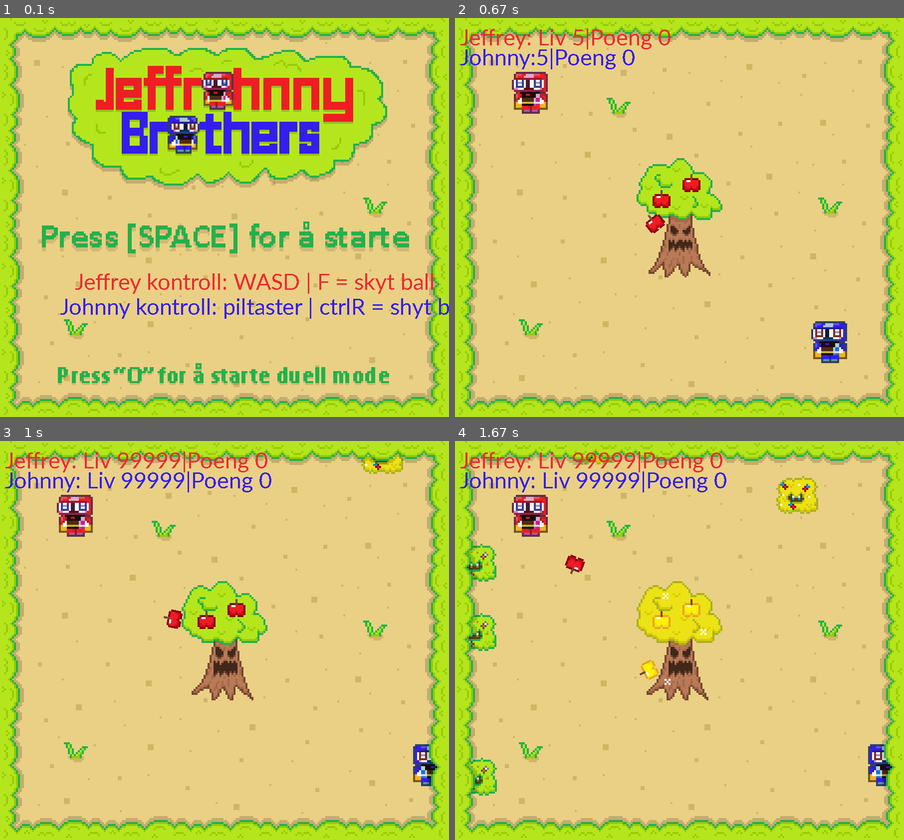
Above: before the commit, frames 1-4 (two rows, left to right).
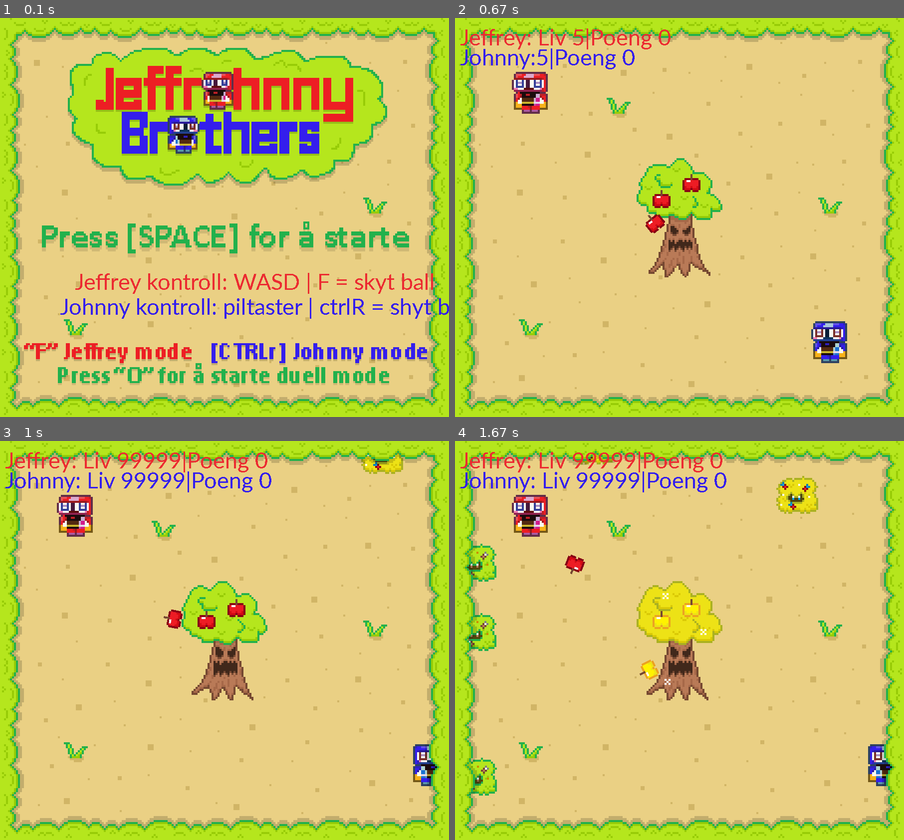
Above: after the commit, the same moments.

Repository: TeoRam23/Pygame
Game: pygame game, started from main.py
Same seed, same stepped clock (60 frames per second), same inputs: the game is played once before the commit and once after it.
Inputs:
- Up to frame 1 (0.1 s): no input
- Up to frame 2 (0.67 s): tap Space at 0.33 s
- Up to frame 3 (1 s): hold 8 from 0.67 s (still down); hold Right from 0.67 s (still down)
- Up to frame 4 (1.67 s): release 8 at 1.13 s; release Right at 1.13 s; hold Backspace 1.17-1.63 s; hold Right 1.17-1.63 s; tap Right Ctrl at 1.23, 1.53 s

The runs differ from the first frame. In frame 1, 1.9% of the frame differs, in the area x 5-96%, y 81-87%; in frame 2, nothing differs; in frame 3, nothing differs; in frame 4, nothing differs.

Commit message:
la til meny musikk og en player modus

Diff:
--- a/main.py
+++ b/main.py
@@ -19,9 +19,6 @@
         self.kant = pg.image.load("Kant.png").convert_alpha()
         self.kant = pg.transform.scale(self.kant,(WIDTH, HEIGHT))
 
-        pg.mixer.music.load("music_main.wav")
-        pg.mixer.music.set_volume(0.2)
-
         self.hurt_sound = pg.mixer.Sound("sound_hurt.wav")
         self.hurt_sound.set_volume(0.5)
 
@@ -58,13 +55,21 @@
 
         self.quit = False
 
+        self.jeffy_mode = True
+        self.jony_mode = True
+
         self.start()
 
     def start(self): # strarten av spillet og vises etter at man dør
         press_space = True
         start_game = False
         self.duel = False
-        pg.mixer.music.stop()
+        self.main_music = pg.mixer.music.stop()
+
+        pg.mixer.music.load("music_menu.wav")
+        pg.mixer.music.set_volume(0.5)
+
+        self.menu_music = pg.mixer.music.play(-1)
 
         while press_space:
             self.clock.tick(self.FPS)
@@ -77,10 +82,24 @@
                     if event.key == pg.K_SPACE:
                         press_space = False
                         start_game = True
+                        self.jeffy_mode = True
+                        self.jony_mode = True
                     if event.key == pg.K_o:
                         press_space = False
                         start_game = True
                         self.duel = True
+                        self.jeffy_mode = True
+                        self.jony_mode = True
+                    if event.key == pg.K_f:
+                        press_space = False
+                        start_game = True
+                        self.jeffy_mode = True
+                        self.jony_mode = False
+                    if event.key == pg.K_RCTRL:
+                        press_space = False
+                        start_game = True
+                        self.jony_mode = True
+                        self.jeffy_mode = False
 
             self.screen.blit(self.start_screen,(0,0))
 
@@ -93,17 +112,21 @@
                     self.score_board1 = self.SANS_Undertale30.render("L|Jeffrey poeng: " + str(self.jeffy_poeng), False, (self.RED))
                     self.score_board2 = self.SANS_Undertale30.render("W|Johnny poeng: " + str(self.jony_poeng), False, (self.BLUE))
                 if self.winner1 == False and self.winner2 == False:
-                    self.score_board1 = self.SANS_Undertale30.render("Jeffrey poeng: " + str(self.jeffy_poeng), False, (self.RED))
-                    self.score_board2 = self.SANS_Undertale30.render("Johnny poeng: " + str(self.jony_poeng), False, (self.BLUE))
-
-                self.screen.blit(self.score_board1, (WIDTH/3,HEIGHT/2+100))
-                self.screen.blit(self.score_board2, (WIDTH/3,HEIGHT/2+150))
+                    if self.jeffy_mode:
+                        self.score_board1 = self.SANS_Undertale30.render("Jeffrey poeng: " + str(self.jeffy_poeng), False, (self.RED))
+                    if self.jony_mode:
+                        self.score_board2 = self.SANS_Undertale30.render("Johnny poeng: " + str(self.jony_poeng), False, (self.BLUE))
+
+                if self.jeffy_mode:
+                    self.screen.blit(self.score_board1, (WIDTH/3,HEIGHT/2+100))
+                if self.jony_mode:
+                    self.screen.blit(self.score_board2, (WIDTH/3,HEIGHT/2+150))
 
             # viser kontroller når man først starter opp
             if self.show_poeng == False:
                 self.score_board1 = self.SANS_Undertale30.render("Jeffrey kontroll: WASD | F = skyt ball", False, (self.RED))
+                self.screen.blit(self.score_board1, (150,HEIGHT/2+100))
                 self.score_board2 = self.SANS_Undertale30.render("Johnny kontroll: piltaster | ctrlR = shyt ball", False, (self.BLUE))
-                self.screen.blit(self.score_board1, (150,HEIGHT/2+100))
                 self.screen.blit(self.score_board2, (120,HEIGHT/2+150))
 
 
@@ -118,6 +141,9 @@
 
 
     def new(self): # ny runde
+        pg.mixer.music.load("music_main.wav")
+        pg.mixer.music.set_volume(0.2)
+
         self.bush_group = pg.sprite.Group()
         self.bushgull_group = pg.sprite.Group()
         self.bush_group_full = pg.sprite.Group()
@@ -133,8 +159,15 @@
 
         self.harder = False
 
-        self.jony = Player2(self)
-        self.jeffy = Player(self)
+        self.jeffy_poeng = 0
+        self.jony_poeng = 0
+
+        if self.jony_mode:
+            self.jony = Player2(self)
+            self.text_hp2 = self.SANS_Undertale30.render("Johnny:" + str(self.jony.life) + "|Poeng " + str(self.jony_poeng), False, (self.BLUE))
+        if self.jeffy_mode:
+            self.jeffy = Player(self)
+            self.text_hp1 = self.SANS_Undertale30.render("Jeffrey: Liv " + str(self.jeffy.life) + "|Poeng " + str(self.jeffy_poeng), False, (self.RED))
 
         self.bush = EnemyBush(self)
         self.bushgull = EnemyBushGull(self)
@@ -151,11 +184,7 @@
 
         self.all_sprites.add(self.bush, self.tre, self.eple, self.bushgull)
 
-        self.jeffy_poeng = 0
-        self.jony_poeng = 0
-
-        self.text_hp1 = self.SANS_Undertale30.render("Jeffrey: Liv " + str(self.jeffy.life) + "|Poeng " + str(self.jeffy_poeng), False, (self.RED))
-        self.text_hp2 = self.SANS_Undertale30.render("Johnny:" + str(self.jony.life) + "|Poeng " + str(self.jony_poeng), False, (self.BLUE))
+
 
         self.eple_timer = 0
         self.attack2 = True
@@ -170,6 +199,7 @@
     def run(self): # mens man spiller
         self.playing = True
         self.show_poeng = True
+        pg.mixer.music.stop()
         pg.mixer.music.play(-1)
         while self.playing:
             self.clock.tick(self.FPS)
@@ -188,27 +218,24 @@
                         self.harder = True
                     # gir deg 99999 liv
                     if event.key == pg.K_8:
-                        if self.jeffy.death:
-                            self.jeffy.death = False
-                            self.jeffy = Player(self)
-                        self.jeffy.life = 99999
-                        self.text_hp1 = self.SANS_Undertale30.render("Jeffrey: Liv " + str(self.jeffy.life) + "|Poeng " + str(self.jeffy_poeng), False, (self.RED))
-                        if self.jony.death:
-                            self.jony.death = False
-                            self.jony = Player2(self)
-                        self.jony.life = 99999
-                        self.text_hp2 = self.SANS_Undertale30.render("Johnny: Liv " + str(self.jony.life) + "|Poeng " + str(self.jony_poeng), False, (self.BLUE))
+                        if self.jeffy_mode:
+                            if self.jeffy.death:
+                                self.jeffy.death = False
+                                self.jeffy = Player(self)
+                            self.jeffy.life = 99999
+                            self.text_hp1 = self.SANS_Undertale30.render("Jeffrey: Liv " + str(self.jeffy.life) + "|Poeng " + str(self.jeffy_poeng), False, (self.RED))
+                        if self.jony_mode:
+                            if self.jony.death:
+                                self.jony.death = False
+                                self.jony = Player2(self)
+                            self.jony.life = 99999
+                            self.text_hp2 = self.SANS_Undertale30.render("Johnny: Liv " + str(self.jony.life) + "|Poeng " + str(self.jony_poeng), False, (self.BLUE))
 
             self.screen.blit(self.bg,(0,0))
 
             self.all_sprites.update()
 
-            # alle kollisjons detektorene
-            hits = pg.sprite.spritecollide(self.jeffy, self.hurt_group,False)
-            hits2 = pg.sprite.spritecollide(self.jony, self.hurt_group,False)
-            food_hit = pg.sprite.spritecollide(self.jeffy, self.food_group, True)
-            food_hit2 = pg.sprite.spritecollide(self.jony, self.food_group, True)
-
+            # noen av kollisjons detektorene
             bush_hit = pg.sprite.groupcollide(self.projectiles_grp, self.bush_group_full, False, False)
             eple_hit = pg.sprite.groupcollide(self.projectiles_grp, self.eple_group, False, False)
 
@@ -219,6 +246,7 @@
 
             # brukes til å få spillerne til å skade hverandre
             if self.duel:
+                pg.sprite.groupcollide(self.attack1_group, self.attack2_group, True, True)
                 if self.jeffy.death == False:
                     broHit1 = pg.sprite.spritecollide(self.jeffy, self.attack2_group, True, False)
                     if broHit1 and self.duel and self.jeffy.hurtTimer <= 0 and self.jeffy.death == False:
@@ -237,85 +265,139 @@
                         pg.mixer.Sound.play(self.hurt_sound)
                         self.text_hp2 = self.SANS_Undertale30.render("Johnny: Liv " + str(self.jony.life) + "|Poeng " + str(self.jony_poeng), False, (self.BLUE))
 
-            # når jeffrey får mat
-            if food_hit and self.jeffy.death == False:
-                food_hit[0].give_health()
-                self.jeffy_poeng += 10
-                pg.mixer.Sound.play(self.eat_sound)
-                self.text_hp1 = self.SANS_Undertale30.render("Jeffrey: Liv " + str(self.jeffy.life) + "|Poeng " + str(self.jeffy_poeng), False, (self.RED))
-            # når johnny får mat
-            if food_hit2 and self.jony.death == False:
-                food_hit2[0].give_health2()
-                self.jony_poeng += 10
-                pg.mixer.Sound.play(self.eat_sound)
-                self.text_hp2 = self.SANS_Undertale30.render("Johnny: Liv " + str(self.jony.life) + "|Poeng " + str(self.jony_poeng), False, (self.BLUE))
-            # når jeffrey skader seg og hurt timeren er på 0 og Jeffrey ikke er død
-            if hits and self.jeffy.hurtTimer <= 0 and self.jeffy.death == False:
-                self.jeffy.life -= 1
-                self.jeffy_poeng -= 5
-                pg.mixer.Sound.play(self.hurt_sound)
-                self.text_hp1 = self.SANS_Undertale30.render("Jeffrey: Liv " + str(self.jeffy.life) + "|Poeng " + str(self.jeffy_poeng), False, (self.RED))
-            # får jeffrey til å dø uten og setter en variabel som gjør at han ikke kan gjøre noe
-            if self.jeffy.life <= 0:
-                self.jeffy.kill()
-                if self.jeffy.death == False and self.jony.death == False:
+            # når bare Jeffrey er der
+            if self.jeffy_mode and self.jony_mode ==  False:
+                if self.jeffy.life <= 0:
+                    self.jeffy.kill()
                     pg.mixer.Sound.play(self.death_sound)
-                self.jeffy.death = True
-                self.text_hp1 = self.SANS_Undertale30.render("Jeffrey: Død " + "|Poeng " + str(self.jeffy_poeng), False, (self.RED))
-                if self.duel and self.winner1 == False:
-                    self.winner2 = True
-
-            if hits2 and self.jony.hurtTimer <= 0 and self.jony.death == False:
-                self.jony.life -=1
-                self.jony_poeng -= 5
-                pg.mixer.Sound.play(self.hurt_sound)
-                self.text_hp2 = self.SANS_Undertale30.render("Johnny: Liv " + str(self.jony.life) + "|Poeng " + str(self.jony_poeng), False, (self.BLUE))
-
-            if self.jony.life <= 0:
-                self.jony.kill()
-                if self.jony.death == False and self.jeffy.death == False:
+                    self.jeffy.death = True
+                    self.text_hp1 = self.SANS_Undertale30.render("Jeffrey: Død " + "|Poeng " + str(self.jeffy_poeng), False, (self.RED))
+
+                if self.jeffy.death and self.quit == False:
+                    self.playing = False
+                    if self.jeffy_poeng < 0:
+                        self.jeffy_poeng = 0
+                    if self.jony_poeng < 0:
+                        self.jony_poeng = 0
+                    pg.mixer.Sound.play(self.end_sound)
+                    self.start()
+
+            # når bare Johnny er der
+            if self.jony_mode and self.jeffy_mode == False:
+                if self.jony.life <= 0:
+                    self.jony.kill()
                     pg.mixer.Sound.play(self.death_sound)
-                self.jony.death = True
-                self.text_hp2 = self.SANS_Undertale30.render("Johnny: Død " + "|Poeng " + str(self.jony_poeng), False, (self.BLUE))
-                if self.duel and self.winner2 == False:
-                    self.winner1 = True
-            # når begge spillerne har dødd
-            if self.jeffy.death and self.jony.death and self.quit == False:
-                self.playing = False
+                    self.jony.death = True
+                    self.text_hp2 = self.SANS_Undertale30.render("Johnny: Død " + "|Poeng " + str(self.jony_poeng), False, (self.BLUE))
+
+                # når Johnny har dødd
+                if self.jony.death and self.quit == False:
+                    self.playing = False
+                    if self.jeffy_poeng < 0:
+                        self.jeffy_poeng = 0
+                    if self.jony_poeng < 0:
+                        self.jony_poeng = 0
+                    pg.mixer.Sound.play(self.end_sound)
+                    self.start()
+
+
+
+            # når Jeffrey er der
+            if self.jeffy_mode:
+                hits = pg.sprite.spritecollide(self.jeffy, self.hurt_group,False)
+                food_hit = pg.sprite.spritecollide(self.jeffy, self.food_group, True)
+                if food_hit and self.jeffy.death == False:
+                    # når jeffrey får mat
+                    food_hit[0].give_health()
+                    self.jeffy_poeng += 10
+                    pg.mixer.Sound.play(self.eat_sound)
+                    self.text_hp1 = self.SANS_Undertale30.render("Jeffrey: Liv " + str(self.jeffy.life) + "|Poeng " + str(self.jeffy_poeng), False, (self.RED))
+
+                # når jeffrey skader seg og hurt timeren er på 0 og Jeffrey ikke er død
+                if hits and self.jeffy.hurtTimer <= 0 and self.jeffy.death == False:
+                    self.jeffy.life -= 1
+                    self.jeffy_poeng -= 5
+                    pg.mixer.Sound.play(self.hurt_sound)
+                    self.text_hp1 = self.SANS_Undertale30.render("Jeffrey: Liv " + str(self.jeffy.life) + "|Poeng " + str(self.jeffy_poeng), False, (self.RED))
+
+                if poeng1:
+                    self.jeffy_poeng += 15
+                    self.text_hp1 = self.SANS_Undertale30.render("Jeffrey: Liv " + str(self.jeffy.life) + "|Poeng " + str(self.jeffy_poeng), False, (self.RED))
+                # når man har mindre enn 0 poeng får man 0 poeng sånn at man ikke kan ha mindre enn 0 poeng
                 if self.jeffy_poeng < 0:
                     self.jeffy_poeng = 0
+                    self.text_hp1 = self.SANS_Undertale30.render("Jeffrey: Liv " + str(self.jeffy.life) + "|Poeng " + str(self.jeffy_poeng), False, (self.RED))
+
+            # når Jhonny er der
+            if self.jony_mode:
+                hits2 = pg.sprite.spritecollide(self.jony, self.hurt_group,False)
+                food_hit2 = pg.sprite.spritecollide(self.jony, self.food_group, True)
+                # når johnny får mat
+                if food_hit2 and self.jony.death == False:
+                    food_hit2[0].give_health2()
+                    self.jony_poeng += 10
+                    pg.mixer.Sound.play(self.eat_sound)
+                    self.text_hp2 = self.SANS_Undertale30.render("Johnny: Liv " + str(self.jony.life) + "|Poeng " + str(self.jony_poeng), False, (self.BLUE))
+
+                if hits2 and self.jony.hurtTimer <= 0 and self.jony.death == False:
+                    self.jony.life -=1
+                    self.jony_poeng -= 5
+                    pg.mixer.Sound.play(self.hurt_sound)
+                    self.text_hp2 = self.SANS_Undertale30.render("Johnny: Liv " + str(self.jony.life) + "|Poeng " + str(self.jony_poeng), False, (self.BLUE))
+
+                if poeng2:
+                    self.jony_poeng += 15
+                    self.text_hp2 = self.SANS_Undertale30.render("Johnny: Liv " + str(self.jony.life) + "|Poeng " + str(self.jony_poeng), False, (self.BLUE))
+
                 if self.jony_poeng < 0:
                     self.jony_poeng = 0
-                pg.mixer.Sound.play(self.end_sound)
-                self.start()
-
-            if poeng1:
-                self.jeffy_poeng += 15
-                self.text_hp1 = self.SANS_Undertale30.render("Jeffrey: Liv " + str(self.jeffy.life) + "|Poeng " + str(self.jeffy_poeng), False, (self.RED))
-
-            if poeng2:
-                self.jony_poeng += 15
-                self.text_hp2 = self.SANS_Undertale30.render("Johnny: Liv " + str(self.jony.life) + "|Poeng " + str(self.jony_poeng), False, (self.BLUE))
+                    self.text_hp2 = self.SANS_Undertale30.render("Johnny: Liv " + str(self.jony.life) + "|Poeng " + str(self.jony_poeng), False, (self.BLUE))
+
+            # når både Jeffrey og Johnny er der
+            if self.jeffy_mode and self.jony_mode:
+                # får jeffrey til å dø uten og setter en variabel som gjør at han ikke kan gjøre noe
+                if self.jeffy.life <= 0:
+                    self.jeffy.kill()
+                    if self.jeffy.death == False and self.jony.death == False:
+                        pg.mixer.Sound.play(self.death_sound)
+                    self.jeffy.death = True
+                    self.text_hp1 = self.SANS_Undertale30.render("Jeffrey: Død " + "|Poeng " + str(self.jeffy_poeng), False, (self.RED))
+                    if self.duel and self.winner1 == False:
+                        self.winner2 = True
+
+                if self.jony.life <= 0:
+                    self.jony.kill()
+                    if self.jony.death == False and self.jeffy.death == False:
+                        pg.mixer.Sound.play(self.death_sound)
+                    self.jony.death = True
+                    self.text_hp2 = self.SANS_Undertale30.render("Johnny: Død " + "|Poeng " + str(self.jony_poeng), False, (self.BLUE))
+                    if self.duel and self.winner2 == False:
+                        self.winner1 = True
+
+                # når begge spillerne har dødd
+                if self.jeffy.death and self.jony.death and self.quit == False:
+                    self.playing = False
+                    if self.jeffy_poeng < 0:
+                        self.jeffy_poeng = 0
+                    if self.jony_poeng < 0:
+                        self.jony_poeng = 0
+                    pg.mixer.Sound.play(self.end_sound)
+                    self.start()
+
 
             # hvert 240 tick får man 5 poeng
             if self.poeng_timer > 240:
                 self.poeng_timer = 0
-                if self.jeffy.death == False:
-                    self.jeffy_poeng += 5
-                    self.text_hp1 = self.SANS_Undertale30.render("Jeffrey: Liv " + str(self.jeffy.life) + "|Poeng " + str(self.jeffy_poeng), False, (self.RED))
-                if self.jony.death == False:
-                    self.jony_poeng += 5
-                    self.text_hp2 = self.SANS_Undertale30.render("Johnny: Liv " + str(self.jony.life) + "|Poeng " + str(self.jony_poeng), False, (self.BLUE))
-            # når man har mindre enn 0 poeng får man 0 poeng sånn at man ikke kan ha mindre enn 0 poeng
-            if self.jeffy_poeng < 0:
-                self.jeffy_poeng = 0
-                self.text_hp1 = self.SANS_Undertale30.render("Jeffrey: Liv " + str(self.jeffy.life) + "|Poeng " + str(self.jeffy_poeng), False, (self.RED))
-            if self.jony_poeng < 0:
-                self.jony_poeng = 0
-                self.text_hp2 = self.SANS_Undertale30.render("Johnny: Liv " + str(self.jony.life) + "|Poeng " + str(self.jony_poeng), False, (self.BLUE))
+                if self.jeffy_mode:
+                    if self.jeffy.death == False:
+                        self.jeffy_poeng += 5
+                        self.text_hp1 = self.SANS_Undertale30.render("Jeffrey: Liv " + str(self.jeffy.life) + "|Poeng " + str(self.jeffy_poeng), False, (self.RED))
+                if self.jony_mode:
+                    if self.jony.death == False:
+                        self.jony_poeng += 5
+                        self.text_hp2 = self.SANS_Undertale30.render("Johnny: Liv " + str(self.jony.life) + "|Poeng " + str(self.jony_poeng), False, (self.BLUE))
 
             self.poeng_timer += 1
-
 
             # når mindre enn 5 busker er på skjermen kommer en ny en
             if len(self.bush_group) < 5 and self.harder == False:
@@ -375,9 +457,10 @@
 
             self.all_sprites.draw(self.screen)
             self.screen.blit(self.kant,(0,0))
-
-            self.screen.blit(self.text_hp1, (10,10))
-            self.screen.blit(self.text_hp2, (10,50))
+            if self.jeffy_mode:
+                self.screen.blit(self.text_hp1, (10,10))
+            if self.jony_mode:
+                self.screen.blit(self.text_hp2, (10,50))
             pg.display.update()
 
 g = Game()
Binary file changed: Start.png
Not shown, added: music_menu.wav
